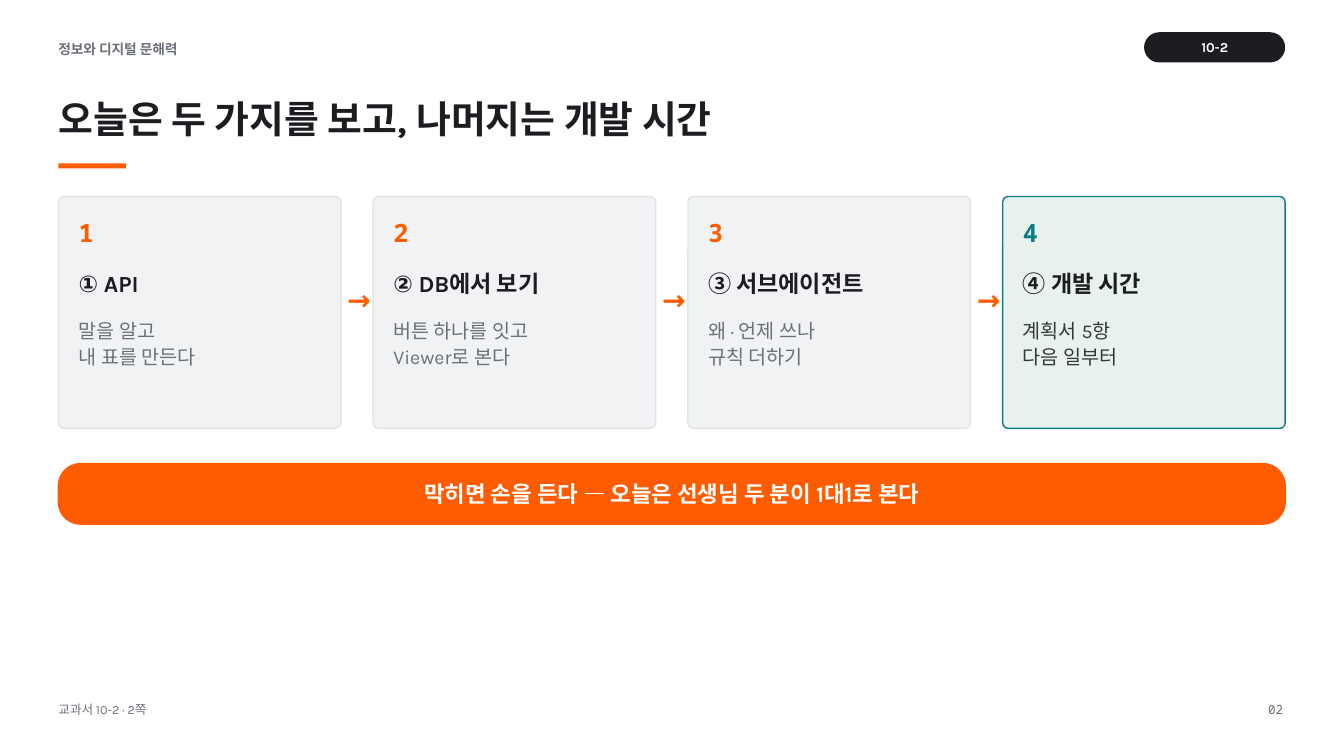
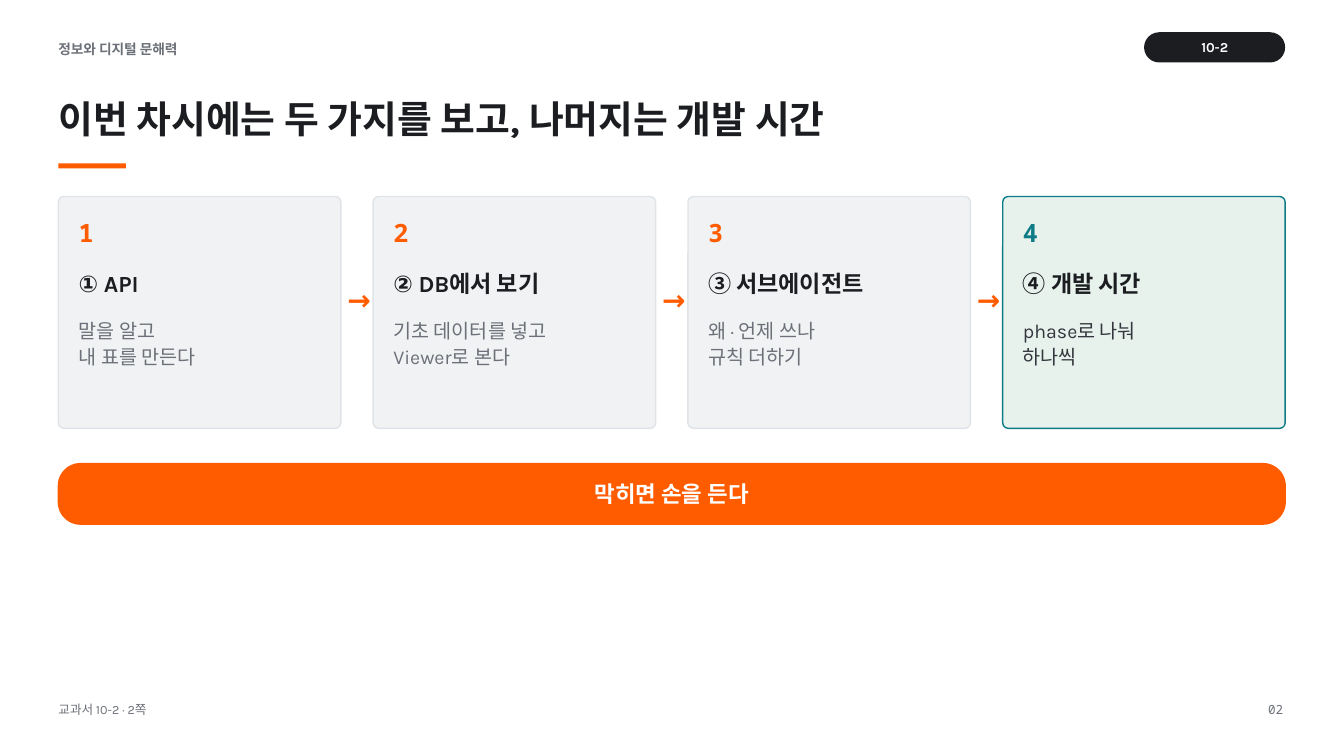
Before and after one commit to vcl-korea/2026-2nd-semester__jdh, a slide deck: slide 2 of 10/ppt/10-2_API와_서브에이전트.pptx. Drawn at 1344x756 pixels with LibreOffice and Linux fonts; fonts in the diff are those of the drawing. Boxes give left, top, right and bottom in pixels: in the first picture for what was removed or moved away, otherwise in the second. Text is boxed around its words. In the diff, an @@ line names an element or a change of style, - is before the commit and + after.

```diff
--- a/10/ppt/10-2_API와_서브에이전트.pptx
+++ b/10/ppt/10-2_API와_서브에이전트.pptx
@@ text at (x1=58, y1=101, x2=825, y2=138): text changed @@
-오늘은 두 가지를 보고, 나머지는 개발 시간
+이번 차시에는 두 가지를 보고, 나머지는 개발 시간
@@ text at (x1=393, y1=322, x2=546, y2=340): text changed @@
-버튼 하나를 잇고
+기초 데이터를 넣고
@@ text at (x1=1023, y1=321, x2=1136, y2=366): text changed @@
-계획서 5항
-다음 일부터
+phase로 나눠
+하나씩
@@ text at (x1=595, y1=483, x2=749, y2=504): text changed @@
-막히면 손을 든다 — 오늘은 선생님 두 분이 1대1로 본다
+막히면 손을 든다
```
Also in this commit, not shown: 11 other slides changed, 2 slides added, 1 slide removed, 9 other files.
